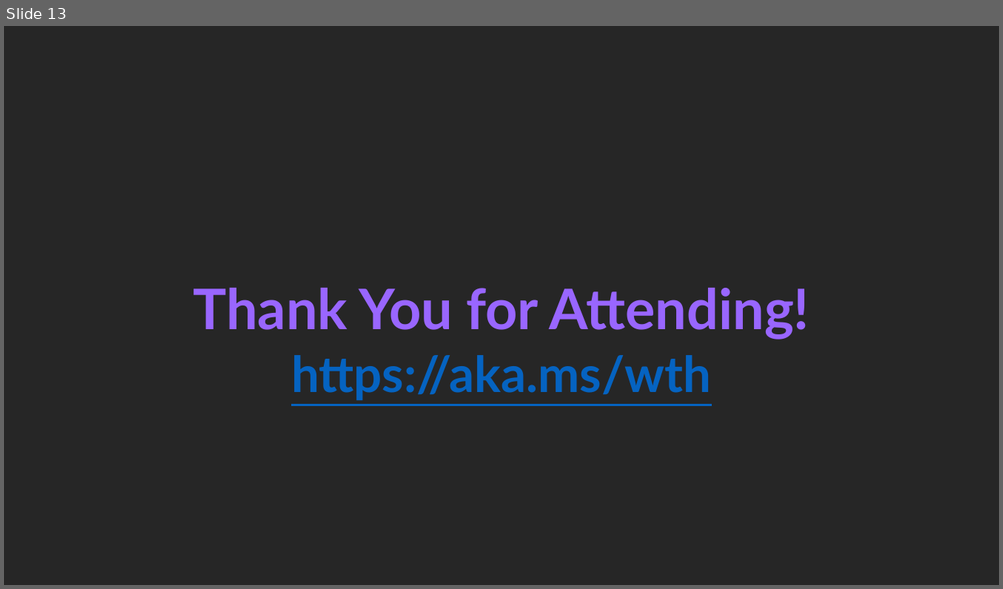
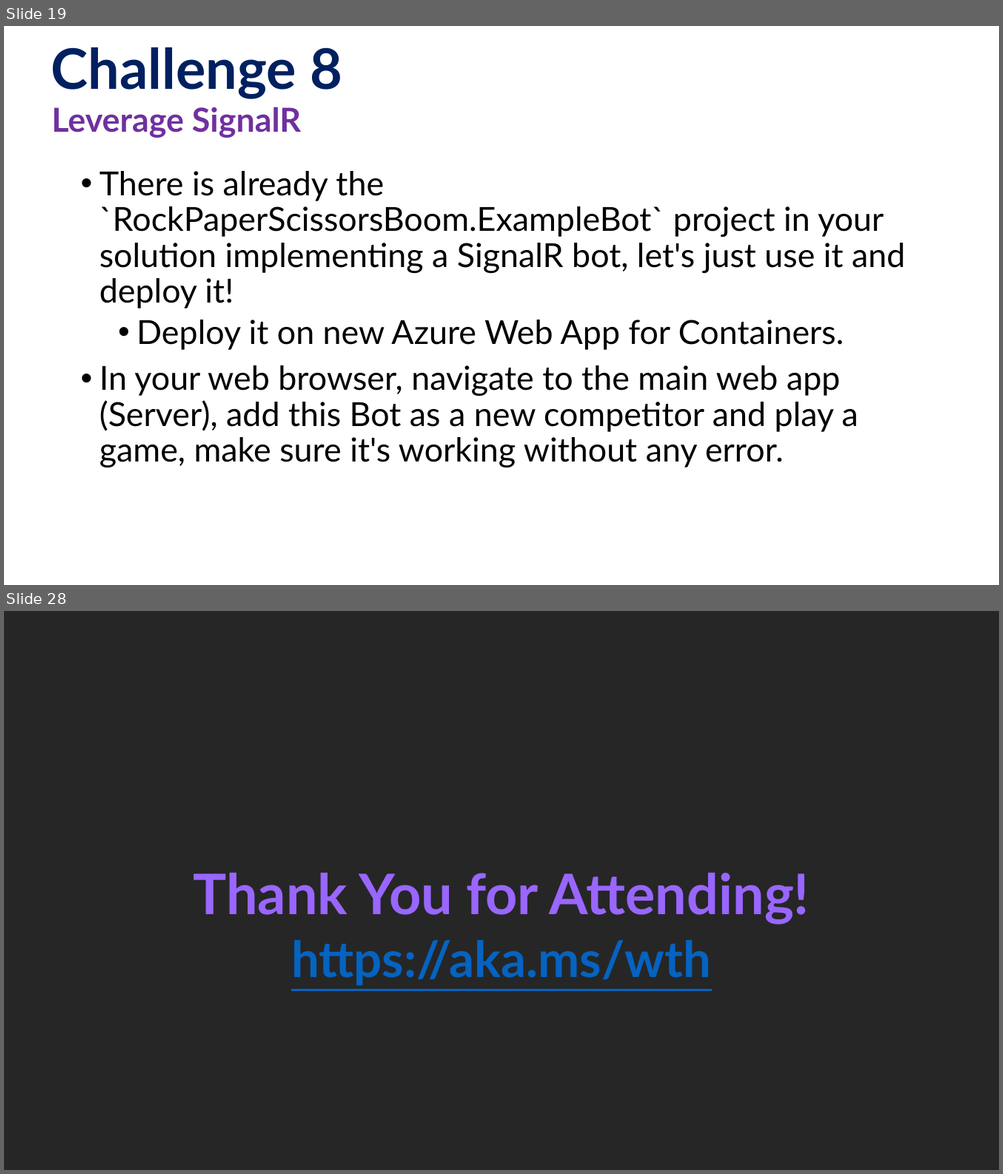
Before and after one commit to microsoft/WhatTheHack, a slide deck: xxx-RockPaperScissorsBoom/Coach/Lectures.pptx. Shown one above the other, each under a label of ours: slide 13 before the commit, slides 19 and 28 after it; the slides between them are not shown. The pictures are 1003x589 and 1003x1174 pixels, drawn with LibreOffice and Linux fonts; fonts in the diff are those of the drawing; background and template pictures are left out. Boxes give left, top, right and bottom in pixels: in the first picture for what was removed or moved away, otherwise in the second. Text is boxed around its words. In the diff, an @@ line names an element or a change of style, - is before the commit and + after.

```diff
--- a/xxx-RockPaperScissorsBoom/Coach/Lectures.pptx
+++ b/xxx-RockPaperScissorsBoom/Coach/Lectures.pptx
@@ slide 19 added at (4,26,999,585), background #FFFFFF @@
@@ title added at (51,47,342,99), 54 pt, text #002060, bold @@
+Challenge 8
@@ text added at (51,107,301,138), 32 pt, text #7030A0, bold @@
+Leverage SignalR
@@ text added at (99,171,905,469), 32 pt, text #000000 @@
+• There is already the `RockPaperScissorsBoom.ExampleBot` project in your solution implementing a SignalR bot, let's just use it and deploy it!
+  • Deploy it on new Azure Web App for Containers.
+• In your web browser, navigate to the main web app (Server), add this Bot as a new competitor and play a game, make sure it's working without any error.
@@ what was slide 13 is now slide 28 @@
```
Also in this commit, not shown: 5 slides changed, 20 other slides added, 6 slides removed, 13 other files.
